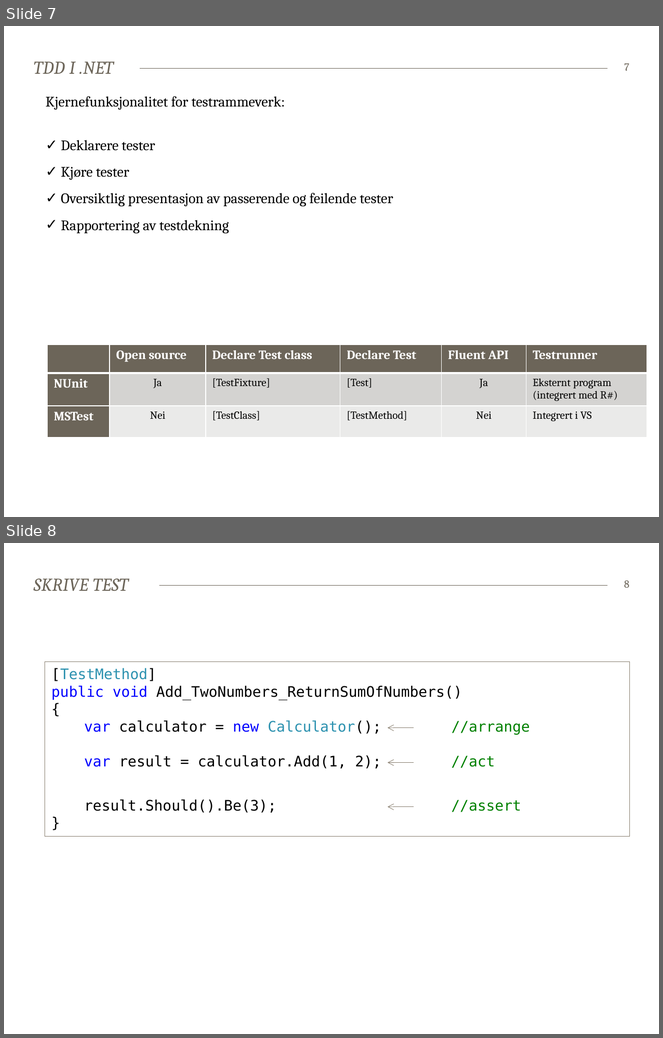
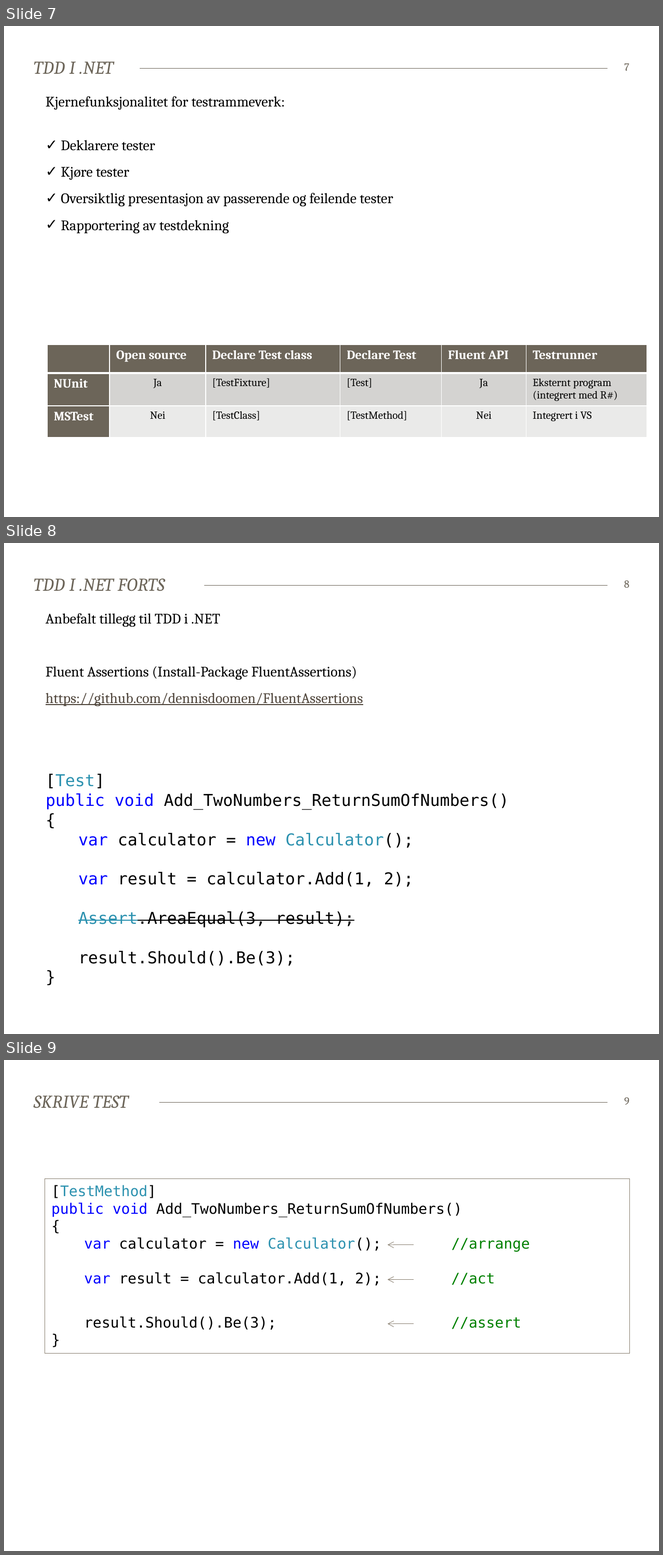
Before and after one commit to bekk/dotnetkurs, a slide deck: tdd/TDD.pptx. Shown one above the other, each under a label of ours: slides 7 and 8 before the commit, slides 7, 8 and 9 after it. The pictures are 663x1038 and 663x1555 pixels, drawn with LibreOffice and Linux fonts; fonts in the diff are those of the drawing. Boxes give left, top, right and bottom in pixels: in the first picture for what was removed or moved away, otherwise in the second. Text is boxed around its words. In the diff, an @@ line names an element or a change of style, - is before the commit and + after.

```diff
--- a/tdd/TDD.pptx
+++ b/tdd/TDD.pptx
@@ slide 8 added at (4,543,659,1034), background #FFFFFF; not listed: 1 template element that a slide beside it also shows @@
@@ title added at (34,578,165,591), 20 pt, text #6C6559, italic @@
+TDD I .NET FORTS
@@ page number added at (624,580,630,588), 12 pt, text #6C6559 @@
+8
@@ text added at (46,613,363,706), 16 pt, text #000000 @@
+Anbefalt tillegg til TDD i .NET
+Fluent Assertions (Install-Package FluentAssertions)
+https://github.com/dennisdoomen/FluentAssertions
@@ text added at (46,774,509,966), 18 pt, text #000000 @@
+[Test]
+public void Add_TwoNumbers_ReturnSumOfNumbers()
+{
+var calculator = new Calculator();
+var result = calculator.Add(1, 2);
+Assert.AreaEqual(3, result);
+result.Should().Be(3);
+}
@@ what was slide 8 is now slide 9 @@
@@ page number at (624,1097,630,1105): text changed @@
-8
+9
```
Also in this commit, not shown: 2 slides changed.
